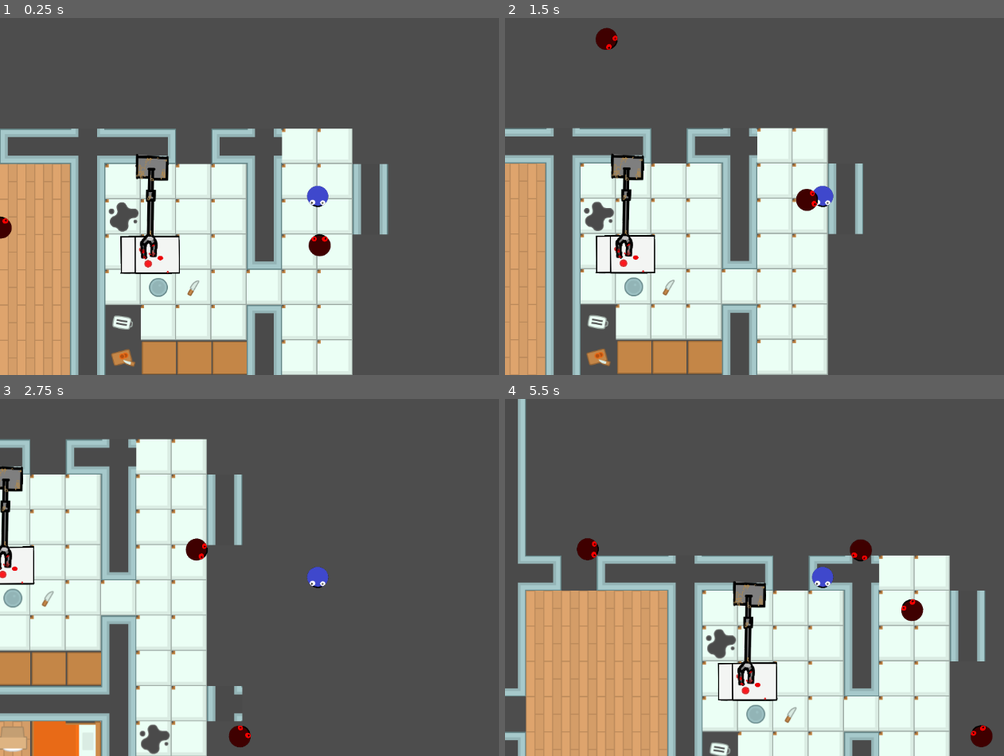
Above: before the commit, frames 1-4 (two rows, left to right).
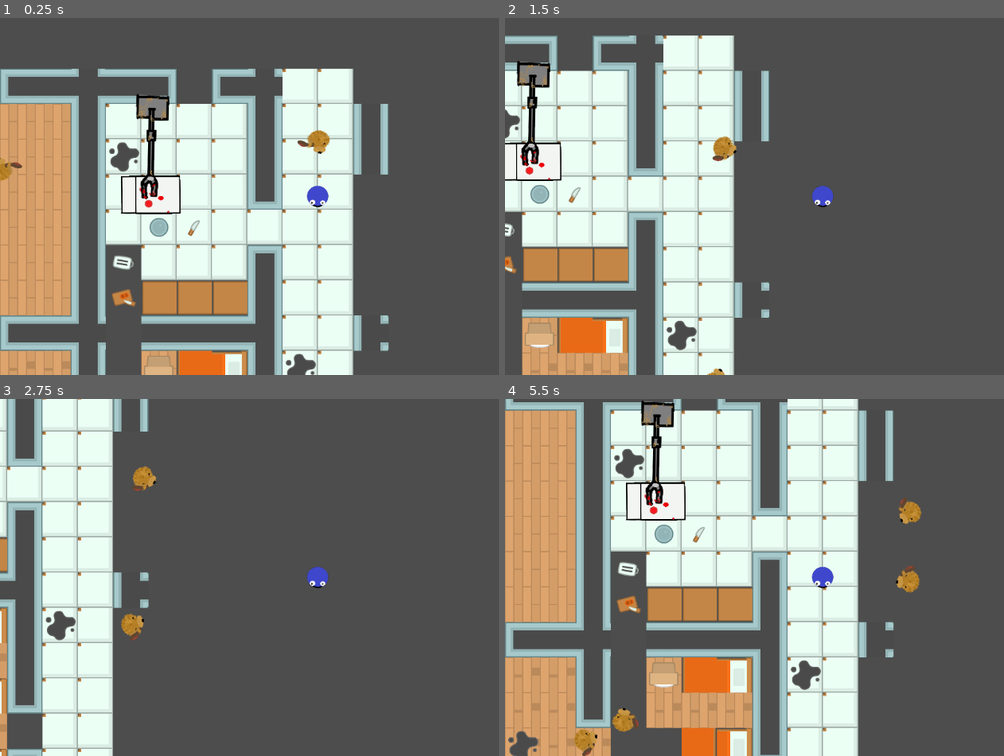
Above: after the commit, the same moments.

Repository: Tvorba-her-v-pohybu/cookie-monster
Game: Godot game, scene res://main.tscn
The game is run twice, just before and just after one commit, with the same random seed, the same clock (stepped at 60 frames per second) and the same inputs.
Inputs:
- Up to frame 1 (0.25 s): no input
- Up to frame 2 (1.5 s): hold Right (ui_right) 0.53-1.28 s; hold Down (ui_down) from 1.28 s (still down)
- Up to frame 3 (2.75 s): release Down (ui_down) at 2.03 s; hold Right (ui_right) from 2.03 s (still down)
- Up to frame 4 (5.5 s): release Right (ui_right) at 2.78 s; hold Up (ui_up) 2.78-3.53 s; hold Left (ui_left) 3.53-5.03 s; hold Down (ui_down) from 5.03 s (still down)

The runs differ from the first frame. In frame 1, 31% of the frame differs, in the area x 0-78%, y 14-100%; in frame 2, 45%; in frame 3, 32%; in frame 4, 68%, in the area x 0-98%, y 0-100%.

Commit message:
doge

Diff:
--- a/godot_project/enemy.tscn
+++ b/godot_project/enemy.tscn
@@ -1,20 +1,61 @@
-[gd_scene load_steps=4 format=3 uid="uid://bo0r70ejqfu7x"]
+[gd_scene load_steps=10 format=3 uid="uid://bo0r70ejqfu7x"]
 
 [ext_resource type="Script" path="res://enemy.gd" id="1_eoa08"]
-[ext_resource type="Texture2D" uid="uid://ckah71pcxw3l" path="res://main_char.png" id="2_qnls1"]
+[ext_resource type="Texture2D" uid="uid://i3d4hsm3djba" path="res://obrazky/doge/doge1.png" id="2_deql3"]
+[ext_resource type="Texture2D" uid="uid://iwutnr2fhjcc" path="res://obrazky/doge/doge2.png" id="3_7gqdy"]
+[ext_resource type="Texture2D" uid="uid://xqu5uwjrbc0n" path="res://obrazky/doge/doge3.png" id="4_2wtfq"]
+[ext_resource type="Texture2D" uid="uid://bwf16yrqwic7" path="res://obrazky/doge/doge4.png" id="5_w3jat"]
+[ext_resource type="Texture2D" uid="uid://dkybdtjulrdx7" path="res://obrazky/doge/doge5.png" id="6_adtav"]
+[ext_resource type="Texture2D" uid="uid://85kxf2h3iy6y" path="res://obrazky/doge/doge6.png" id="7_ji7ay"]
 
 [sub_resource type="CircleShape2D" id="CircleShape2D_kl45v"]
 radius = 20.0
 
+[sub_resource type="SpriteFrames" id="SpriteFrames_0mvte"]
+animations = [{
+"frames": [{
+"duration": 1.0,
+"texture": ExtResource("2_deql3")
+}, {
+"duration": 1.0,
+"texture": ExtResource("3_7gqdy")
+}],
+"loop": true,
+"name": &"default",
+"speed": 5.0
+}, {
+"frames": [{
+"duration": 1.0,
+"texture": ExtResource("2_deql3")
+}, {
+"duration": 1.0,
+"texture": ExtResource("3_7gqdy")
+}, {
+"duration": 1.0,
+"texture": ExtResource("4_2wtfq")
+}, {
+"duration": 1.0,
+"texture": ExtResource("5_w3jat")
+}, {
+"duration": 1.0,
+"texture": ExtResource("6_adtav")
+}, {
+"duration": 1.0,
+"texture": ExtResource("7_ji7ay")
+}],
+"loop": false,
+"name": &"utok",
+"speed": 10.0
+}]
+
 [node name="Enemy" type="CharacterBody2D"]
-position = Vector2(3, 101)
 script = ExtResource("1_eoa08")
 
 [node name="MainChar" type="Sprite2D" parent="."]
-modulate = Color(1, 0, 0, 1)
+visible = false
 rotation = -1.5708
 scale = Vector2(0.506825, 0.506825)
-texture = ExtResource("2_qnls1")
+texture = ExtResource("2_deql3")
 
 [node name="CollisionShape2D" type="CollisionShape2D" parent="."]
 shape = SubResource("CircleShape2D_kl45v")
@@ -22,3 +63,11 @@
 [node name="NavigationAgent2D" type="NavigationAgent2D" parent="."]
 avoidance_enabled = true
 radius = 20.0
+
+[node name="AnimatedSprite2D" type="AnimatedSprite2D" parent="."]
+position = Vector2(16, -9.53674e-07)
+rotation = 1.5708
+scale = Vector2(0.248246, 0.248246)
+sprite_frames = SubResource("SpriteFrames_0mvte")
+autoplay = "default"
+frame_progress = 0.630834
--- a/godot_project/main.tscn
+++ b/godot_project/main.tscn
@@ -7604,6 +7604,7 @@
 tile_set = SubResource("TileSet_lmocr")
 
 [node name="CharacterBody2D" type="CharacterBody2D" parent="NavigationRegion2D"]
+position = Vector2(-1, 109)
 script = ExtResource("1_dyfk0")
 
 [node name="MainChar" type="Sprite2D" parent="NavigationRegion2D/CharacterBody2D"]
